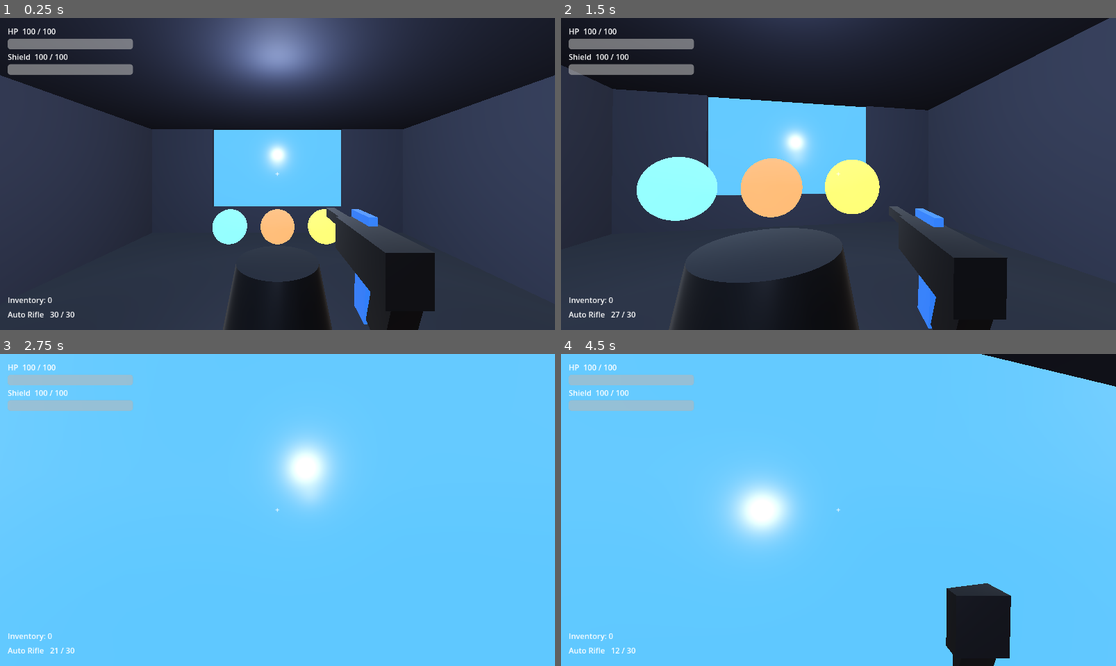
Above: before the commit, frames 1-4 (two rows, left to right).
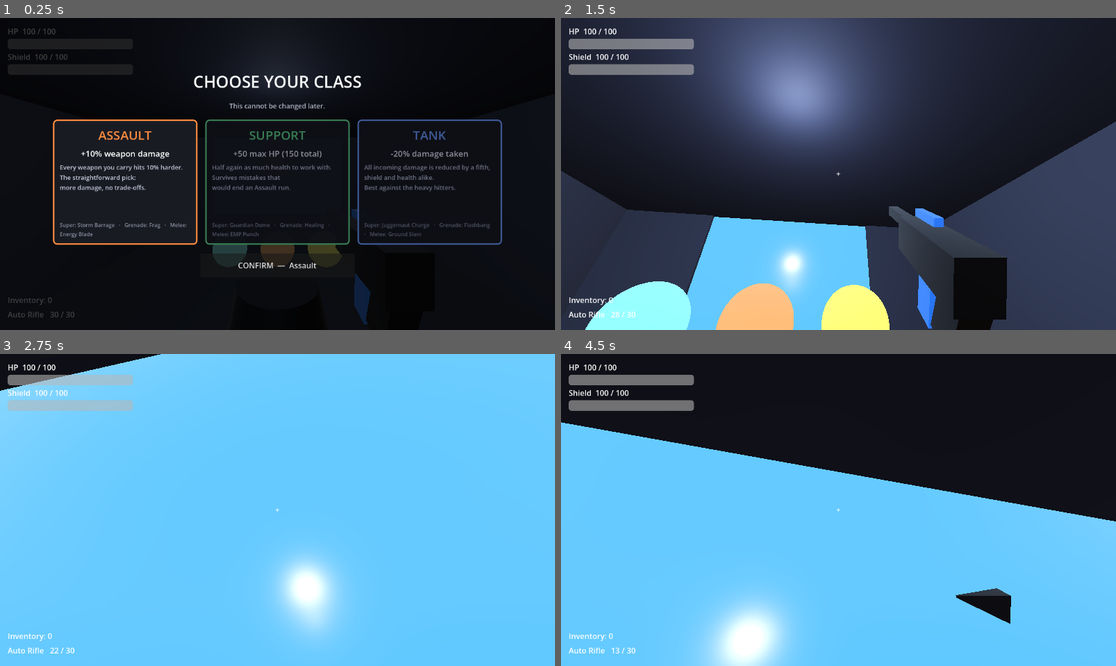
Above: after the commit, the same moments.

Repository: vasilisbit/The_Risen
Game: Godot game, scene res://scenes/hub/hub.tscn
The game is run twice, just before and just after one commit, with the same random seed, the same clock (stepped at 60 frames per second) and the same inputs.
Inputs (mouse positions are in pixels of both pictures, inside the frame that each line leads up to):
- Up to frame 1 (0.25 s): no input
- Up to frame 2 (1.5 s): click (838, 264) at 0.5 s, where only the run after the commit has a clickable "CONFIRM — Assault"; tap Enter at 1.25 s; move the mouse to (866, 174) at 1.27 s; press the mouse at (866, 174) at 1.28 s; hold W (move_forward) from 1.28 s (still down)
- Up to frame 3 (2.75 s): keep holding W (move_forward); tap Space (jump) at 1.52, 1.55, 1.82, 2.1, 2.27, 2.57 s; move the mouse to (249, 510) at 2.02 s; release the mouse at (249, 510) at 2.03 s; click (249, 510) at 2.3 s
- Up to frame 4 (4.5 s): keep holding W (move_forward); move the mouse to (849, 503) at 2.77 s; press the mouse at (849, 503) at 2.78 s; tap Space (jump) at 3.05, 3.77, 4.07 s; move the mouse to (832, 516) at 3.52 s; release the mouse at (832, 516) at 3.53 s; tap E (interact) at 3.6 s; click (832, 516) at 3.8 s; move the mouse to (877, 513) at 4.27 s; hold Shift (sprint) from 4.28 s (still down); click (877, 513) at 4.42 s

The runs differ from the first frame. In frame 1, 89% of the frame differs, in the area x 0-100%, y 0-100%; in frame 2, 59%; in frame 3, 7.7%; in frame 4, 45%.

Commit message:
feat(t-0022): Class selection screen + objective-relative checkpoints
Two related player-facing changes; both touch guardian.gd, so they land
together rather than as a commit that doesn't build.

--- Objective-relative checkpoints ---

Dying returned the player to the level spawn point, which on Venus is a
200 m climb from where they died. Death now respawns at the last checkpoint,
and every mission sets checkpoints as the player progresses:

- ObjectiveManager checkpoints on each objective advance (Earth, Venus).
- earth_mission checkpoints on each zone entry, since "eliminate 30 enemies"
  spans all three zones and would otherwise have no checkpoint at all.
- wave_manager checkpoints at the start of each wave. Mars has no
  ObjectiveManager, so a death on wave 11 previously dropped the player back
  at the last platforming checkpoint, outside the chambers entirely.

Checkpoints record the player's own position (Guardian.checkpoint_here(),
ground-snapped by raycast when taken mid-jump) rather than authored points
per objective — an authored point can sit ahead of the player and would then
teleport them forward on death. `checkpoint` still starts at the spawn point,
so a level with no checkpoints behaves exactly as before.

--- T-0022 class selection ---

ui/class_select.tscn + scripts/class_select.gd: three cards with passive,
description and (not yet implemented) ability kit, click to highlight,
Confirm to commit. Shown in the hub on first run only, pausing the tree.

Gated on a new SaveManager `class_chosen` flag rather than selected_class,
which already defaults to "Assault" and so cannot distinguish a real choice
from the default. Backfilled into existing saves on load.

Guardian.apply_class_stats() replaces the long-standing TODO(T-0004):
Assault +10% weapon damage, Support +50 max HP, Tank -20% damage taken.

The Assault bonus uses a new Weapon.class_multiplier rather than the
existing damage_multiplier, because the Mars buff picks SET that field —
sharing it would have silently erased the class passive on the first
+20% damage pick.

Verified in-engine. Checkpoints: Earth respawns at the rooftop checkpoint
60 m ahead of the level start, Mars inside chamber 1 after wave 7 (125.6 m
ahead), Venus 183.6 m up the climb, all on the floor at full health.
Classes: Assault live-fire 20 -> 22 damage, Support max HP 150, Tank 100
raw damage -> 80 taken; only the selected card highlights; Confirm saves,
applies to the live player, unpauses and closes; the picker does not
reappear on later hub visits; and an Assault + Mars damage buff correctly
stacks to 26.4 instead of overwriting the passive. Headless import clean.

Diff:
--- a/scenes/hub/hub.tscn
+++ b/scenes/hub/hub.tscn
@@ -4,6 +4,7 @@
 [ext_resource type="PackedScene" uid="uid://dg74s2hqqsckd" path="res://scenes/hub/hologram_table.tscn" id="2_bocl7"]
 [ext_resource type="PackedScene" uid="uid://cv5t0esp8itvn" path="res://ui/vendor_shop.tscn" id="3_koree"]
 [ext_resource type="Script" uid="uid://cpmdlc3cn6dup" path="res://scripts/hub_structure.gd" id="4_ajtfx"]
+[ext_resource type="PackedScene" path="res://ui/class_select.tscn" id="5_clssel"]
 
 [sub_resource type="ProceduralSkyMaterial" id="ProceduralSkyMaterial_koree"]
 
@@ -64,6 +65,8 @@
 
 [node name="VendorShop" parent="HubUI" unique_id=1779289198 instance=ExtResource("3_koree")]
 
+[node name="ClassSelect" parent="HubUI" instance=ExtResource("5_clssel")]
+
 [node name="Nav" type="NavigationRegion3D" parent="." unique_id=458862026]
 navigation_mesh = SubResource("NavigationMesh_ajtfx")
 
--- /dev/null
+++ b/scripts/class_select.gd
@@ -0,0 +1,188 @@
+extends Control
+## T-0022 class selection screen. Three cards (GDD §2.4) with the class passive
+## and its ability kit; clicking one highlights it, Confirm saves the choice to
+## SaveManager and applies the passive to the live Guardian.
+##
+## Shown once, on first entry to the hub — SaveManager.has_chosen_class() is
+## false until the player confirms, so this frees itself immediately on every
+## later run. `selected_class` alone can't gate it: it already defaults to
+## "Assault", which is indistinguishable from a real pick.
+##
+## Supers, grenades and melee (the rest of each kit) land in T-0023..T-0025;
+## only the passives are wired up here.
+
+signal class_confirmed(class_name_: String)
+
+const CLASSES: Array[Dictionary] = [
+	{
+		"id": "Assault",
+		"passive": "+10% weapon damage",
+		"desc": "Every weapon you carry hits 10% harder. The straightforward pick:\nmore damage, no trade-offs.",
+		"kit": "Super: Storm Barrage   ·   Grenade: Frag   ·   Melee: Energy Blade",
+		"color": Color(1.0, 0.55, 0.25),
+	},
+	{
+		"id": "Support",
+		"passive": "+50 max HP (150 total)",
+		"desc": "Half again as much health to work with. Survives mistakes that\nwould end an Assault run.",
+		"kit": "Super: Guardian Dome   ·   Grenade: Healing   ·   Melee: EMP Punch",
+		"color": Color(0.4, 0.9, 0.55),
+	},
+	{
+		"id": "Tank",
+		"passive": "-20% damage taken",
+		"desc": "All incoming damage is reduced by a fifth, shield and health alike.\nBest against the heavy hitters.",
+		"kit": "Super: Juggernaut Charge   ·   Grenade: Flashbang   ·   Melee: Ground Slam",
+		"color": Color(0.45, 0.65, 1.0),
+	},
+]
+
+const CARD_SIZE := Vector2(300, 260)
+
+var selected: String = ""
+
+var _cards: Dictionary = {}          # id -> PanelContainer
+var _confirm: Button
+
+
+func _ready() -> void:
+	process_mode = Node.PROCESS_MODE_ALWAYS
+	set_anchors_preset(Control.PRESET_FULL_RECT)
+	mouse_filter = Control.MOUSE_FILTER_STOP
+	var sm := get_node_or_null("/root/SaveManager")
+	if sm and sm.has_method("has_chosen_class") and sm.has_chosen_class():
+		queue_free()               # already picked on a previous run
+		return
+	_build_ui()
+	_select(CLASSES[0]["id"])       # default highlight so Confirm is never dead
+	get_tree().paused = true
+	Input.mouse_mode = Input.MOUSE_MODE_VISIBLE
+
+
+## Highlight a card. Public so it is testable without synthesising clicks.
+func _select(id: String) -> void:
+	selected = id
+	for card_id in _cards:
+		var card: PanelContainer = _cards[card_id]
+		card.modulate = Color(1, 1, 1) if card_id == id else Color(0.55, 0.55, 0.6)
+	if _confirm:
+		_confirm.text = "CONFIRM  —  %s" % id
+
+
+## Commit the choice: persist it, apply the passive to the live player, close.
+## Public so tests (and a future main menu) can drive it directly.
+func confirm() -> void:
+	if selected == "":
+		return
+	var sm := get_node_or_null("/root/SaveManager")
+	if sm and sm.has_method("select_class"):
+		sm.select_class(selected)
+	var player := get_tree().get_first_node_in_group("player")
+	if player and player.has_method("apply_class_stats"):
+		player.apply_class_stats()
+		# Spawn at full health so the Support bonus is live immediately.
+		player.health = player.max_hp()
+		player.health_changed.emit(player.health, player.max_hp())
+	get_tree().paused = false
+	Input.mouse_mode = Input.MOUSE_MODE_CAPTURED
+	class_confirmed.emit(selected)
+	queue_free()
+
+
+func _build_ui() -> void:
+	var dim := ColorRect.new()
+	dim.color = Color(0, 0, 0, 0.75)
+	dim.set_anchors_preset(Control.PRESET_FULL_RECT)
+	dim.mouse_filter = Control.MOUSE_FILTER_IGNORE
+	add_child(dim)
+
+	var center := CenterContainer.new()
+	center.set_anchors_preset(Control.PRESET_FULL_RECT)
+	add_child(center)
+
+	var vbox := VBoxContainer.new()
+	vbox.add_theme_constant_override("separation", 18)
+	center.add_child(vbox)
+
+	var title := Label.new()
+	title.text = "CHOOSE YOUR CLASS"
+	title.horizontal_alignment = HORIZONTAL_ALIGNMENT_CENTER
+	title.add_theme_font_size_override("font_size", 34)
+	vbox.add_child(title)
+
+	var subtitle := Label.new()
+	subtitle.text = "This cannot be changed later."
+	subtitle.horizontal_alignment = HORIZONTAL_ALIGNMENT_CENTER
+	subtitle.add_theme_font_size_override("font_size", 14)
+	subtitle.modulate = Color(0.7, 0.72, 0.78)
+	vbox.add_child(subtitle)
+
+	var row := HBoxContainer.new()
+	row.add_theme_constant_override("separation", 16)
+	row.alignment = BoxContainer.ALIGNMENT_CENTER
+	vbox.add_child(row)
+	for c in CLASSES:
+		row.add_child(_build_card(c))
+
+	_confirm = Button.new()
+	_confirm.custom_minimum_size = Vector2(320, 50)
+	_confirm.pressed.connect(confirm)
+	var confirm_row := CenterContainer.new()
+	confirm_row.add_child(_confirm)
+	vbox.add_child(confirm_row)
+
+
+func _build_card(info: Dictionary) -> PanelContainer:
+	var id: String = info["id"]
+	var card := PanelContainer.new()
+	card.custom_minimum_size = CARD_SIZE
+
+	var style := StyleBoxFlat.new()
+	style.bg_color = Color(0.10, 0.11, 0.14, 0.95)
+	style.border_color = info["color"]
+	style.set_border_width_all(3)
+	style.set_corner_radius_all(8)
+	style.set_content_margin_all(14)
+	card.add_theme_stylebox_override("panel", style)
+
+	var col := VBoxContainer.new()
+	col.add_theme_constant_override("separation", 8)
+	card.add_child(col)
+
+	var name_label := Label.new()
+	name_label.text = id.to_upper()
+	name_label.horizontal_alignment = HORIZONTAL_ALIGNMENT_CENTER
+	name_label.add_theme_font_size_override("font_size", 26)
+	name_label.add_theme_color_override("font_color", info["color"])
+	col.add_child(name_label)
+
+	var passive := Label.new()
+	passive.text = info["passive"]
+	passive.horizontal_alignment = HORIZONTAL_ALIGNMENT_CENTER
+	passive.add_theme_font_size_override("font_size", 17)
+	col.add_child(passive)
+
+	var desc := Label.new()
+	desc.text = info["desc"]
+	desc.autowrap_mode = TextServer.AUTOWRAP_WORD_SMART
+	desc.add_theme_font_size_override("font_size", 13)
+	desc.modulate = Color(0.78, 0.80, 0.86)
+	desc.size_flags_vertical = Control.SIZE_EXPAND_FILL
+	col.add_child(desc)
+
+	var kit := Label.new()
+	kit.text = info["kit"]
+	kit.autowrap_mode = TextServer.AUTOWRAP_WORD_SMART
+	kit.add_theme_font_size_override("font_size", 11)
+	kit.modulate = Color(0.55, 0.57, 0.64)
+	col.add_child(kit)
+
+	# A transparent button over the whole card makes the card itself clickable.
+	var hit := Button.new()
+	hit.flat = true
+	hit.set_anchors_preset(Control.PRESET_FULL_RECT)
+	hit.pressed.connect(func() -> void: _select(id))
+	card.add_child(hit)
+
+	_cards[id] = card
+	return card
--- a/scripts/earth_mission.gd
+++ b/scripts/earth_mission.gd
@@ -40,6 +40,11 @@
 
 func _spawn_zone(zone: int) -> void:
 	_zone_spawned[zone] = true
+	# Entering a zone is a checkpoint: "eliminate 30 enemies" spans all three
+	# zones, so without this a death in the rooftop fight would send the player
+	# back to the street.
+	if _obj:
+		_obj.checkpoint_at_player()
 	var host := get_tree().current_scene
 	var markers := _zone_markers(zone)
 	for i in markers.size():
--- a/scripts/guardian.gd
+++ b/scripts/guardian.gd
@@ -23,6 +23,13 @@
 const SHIELD_RECHARGE_DELAY := 3.0   # s of no damage before recharge starts
 const SHIELD_RECHARGE_RATE := 25.0   # shield HP per second
 const DEBUG_DAMAGE_AMOUNT := 25.0    # applied by the "debug_damage" action
+
+## Class passives (T-0022, GDD §2.4). Supers/grenades/melee are T-0023..25.
+const CLASS_STATS := {
+	"Assault": {"damage_multiplier": 1.1, "max_health_bonus": 0.0, "damage_reduction": 0.0},
+	"Support": {"damage_multiplier": 1.0, "max_health_bonus": 50.0, "damage_reduction": 0.0},
+	"Tank":    {"damage_multiplier": 1.0, "max_health_bonus": 0.0, "damage_reduction": 0.2},
+}
 
 signal health_changed(current: float, maximum: float)
 signal shield_changed(current: float, maximum: float)
@@ -69,7 +76,8 @@
 	_spawn_point = global_position
 	checkpoint = global_position
 	_build_death_screen()
-	# TODO(T-0004): apply class stat modifiers from SaveManager at spawn.
+	apply_class_stats()
+	health = max_hp()          # spawn at full, including the Support bonus
 	health_changed.emit(health, max_hp())
 	shield_changed.emit(shield, MAX_SHIELD)
 
@@ -151,9 +159,35 @@
 		shield_changed.emit(shield, MAX_SHIELD)
 
 
-## Effective max health (base + buff bonus).
+## Effective max health (base + class/buff bonus).
 func max_hp() -> float:
 	return MAX_HEALTH + max_health_bonus
+
+
+## Apply the saved class's passive (T-0022, GDD §2.4). Called at spawn.
+##   Assault +10% weapon damage / Support +50 max HP / Tank -20% damage taken.
+## Public so it can be re-applied (and tested) after a class change without
+## reloading the scene. Idempotent: each passive is SET, never accumulated.
+func apply_class_stats() -> void:
+	var sm := get_node_or_null("/root/SaveManager")
+	var chosen: String = String(sm.data.get("selected_class", "Assault")) if sm else "Assault"
+	var stats: Dictionary = CLASS_STATS.get(chosen, CLASS_STATS["Assault"])
+
+	max_health_bonus = float(stats["max_health_bonus"])
+	damage_reduction = float(stats["damage_reduction"])
+	health = minf(health, max_hp())
+	if health <= 0.0:
+		health = max_hp()
+	_apply_class_weapon_bonus(float(stats["damage_multiplier"]))
+	health_changed.emit(health, max_hp())
+
+
+func _apply_class_weapon_bonus(mult: float) -> void:
+	var wm := get_node_or_null("WeaponManager")
+	if wm == null or not ("_weapons" in wm):
+		return
+	for w in wm._weapons:
+		w.class_multiplier = mult
 
 
 ## Apply incoming damage: shield absorbs first, overflow hits health.
@@ -198,9 +232,28 @@
 	_push_time_left = PUSH_TIME
 
 
-## Set the fall-respawn point (Mars checkpoint triggers).
+## Move the respawn point. Used by the level checkpoint triggers (Mars
+## platforms, Venus climb) and by the mission drivers as objectives advance, so
+## dying never sends the player back to the very start of a long level.
 func set_checkpoint(pos: Vector3) -> void:
 	checkpoint = pos
+
+
+## Checkpoint wherever the player is standing right now, dropped onto the floor
+## beneath them so a checkpoint taken mid-jump doesn't respawn them in mid-air.
+## Callers use this instead of an authored per-objective point because a
+## hand-placed point can sit ahead of the player and teleport them forward.
+func checkpoint_here() -> void:
+	if is_on_floor():
+		checkpoint = global_position
+		return
+	var space := get_world_3d().direct_space_state
+	var query := PhysicsRayQueryParameters3D.create(
+		global_position + Vector3(0, 0.5, 0), global_position + Vector3(0, -8.0, 0), 1)
+	var skip: Array[RID] = [get_rid()]
+	query.exclude = skip
+	var hit := space.intersect_ray(query)
+	checkpoint = (hit["position"] as Vector3) + Vector3(0, 0.2, 0) if not hit.is_empty() else global_position
 
 
 ## Respawn at the last checkpoint after a fall (fall damage disabled — a flat
@@ -244,9 +297,14 @@
 	get_tree().create_timer(RESPAWN_DELAY).timeout.connect(_respawn)
 
 
+## Respawn after death at the last checkpoint, NOT at the level spawn point —
+## on Venus that would be a 200 m climb away. `checkpoint` starts at the spawn
+## point, so a level with no checkpoints behaves exactly as it did before.
 func _respawn() -> void:
-	global_position = _spawn_point
+	global_position = checkpoint
 	velocity = Vector3.ZERO
+	_knockback = Vector3.ZERO
+	_push_time_left = 0.0
 	health = max_hp()
 	shield = MAX_SHIELD
 	_time_since_damage = SHIELD_RECHARGE_DELAY
--- a/scripts/objective_manager.gd
+++ b/scripts/objective_manager.gd
@@ -76,10 +76,23 @@
 func _advance() -> void:
 	_objectives[_index]["done"] = true
 	_index += 1
+	checkpoint_at_player()
 	if _index >= _objectives.size():
 		_on_all_complete()
 	else:
 		objective_advanced.emit(_index)
+
+
+## Anchor the respawn point to wherever the player is standing when an
+## objective completes, so dying sends them back to their current objective
+## rather than the level entrance. Deliberately uses the player's own position
+## instead of an authored point per objective: a hand-placed point can sit
+## ahead of the player and would then teleport them *forward* on death.
+## Public so the mission drivers can also call it at finer-grained beats.
+func checkpoint_at_player() -> void:
+	var player := get_tree().get_first_node_in_group("player")
+	if player and player.has_method("checkpoint_here"):
+		player.checkpoint_here()
 
 
 func _on_all_complete() -> void:
--- a/scripts/save_manager.gd
+++ b/scripts/save_manager.gd
@@ -25,6 +25,10 @@
 		"player_level": 1,
 		"current_xp": 0,
 		"selected_class": "Assault",
+		# False until the player picks on the class-selection screen (T-0022).
+		# selected_class already has a value, so this is what marks it a default
+		# rather than a real choice. Backfilled into older saves on load.
+		"class_chosen": false,
 		"owned_weapons": [],
 		"owned_armor": [],
 		"flux_currency": 0,
@@ -98,6 +102,18 @@
 	return bool(flags.get(prev, false))
 
 
+## Record the player's class choice (T-0022) and persist it.
+func select_class(class_name_: String) -> void:
+	data["selected_class"] = class_name_
+	data["class_chosen"] = true
+	save_game()
+
+
+## True once the player has actually been through the class picker.
+func has_chosen_class() -> bool:
+	return bool(data.get("class_chosen", false))
+
+
 ## Start a brand-new save (defaults) and persist it.
 func reset() -> void:
 	data = _default_data()
--- a/scripts/wave_manager.gd
+++ b/scripts/wave_manager.gd
@@ -79,6 +79,12 @@
 	_pending = 0
 	_spawn_done = false
 	_wave_active = true
+	# Each wave is a checkpoint. Mars has no ObjectiveManager, and without this
+	# a death on wave 11 would drop the player back at the last platforming
+	# checkpoint, outside the chambers entirely.
+	var p := get_tree().get_first_node_in_group("player")
+	if p and p.has_method("checkpoint_here"):
+		p.checkpoint_here()
 	wave_started.emit(index + 1)
 	_update_label()
 	_spawn_wave(index)
--- a/scripts/weapon.gd
+++ b/scripts/weapon.gd
@@ -20,7 +20,12 @@
 signal state_changed                       # ammo / reload changed
 
 ## Scales outgoing damage — Mars wave buffs raise this (e.g. +20% -> 1.2).
+## Buff picks SET this rather than stacking it, hence the separate class field.
 var damage_multiplier: float = 1.0
+## Class passive damage bonus (Assault: 1.1). Kept apart from
+## damage_multiplier so a mission buff overwriting that one can't silently
+## erase the player's class passive.
+var class_multiplier: float = 1.0
 
 var ammo: int = 0
 var _cooldown: float = 0.0
@@ -58,7 +63,7 @@
 		return []
 	ammo -= 1
 	_cooldown = 60.0 / rpm
-	var per_pellet := damage * damage_multiplier / float(max(1, pellets))
+	var per_pellet := damage * damage_multiplier * class_multiplier / float(max(1, pellets))
 	var results: Array = []
 	var space := world.direct_space_state
 	for i in pellets:
--- /dev/null
+++ b/ui/class_select.tscn
@@ -0,0 +1,12 @@
+[gd_scene format=3]
+
+[ext_resource type="Script" path="res://scripts/class_select.gd" id="1_classsel"]
+
+[node name="ClassSelect" type="Control"]
+layout_mode = 3
+anchors_preset = 15
+anchor_right = 1.0
+anchor_bottom = 1.0
+grow_horizontal = 2
+grow_vertical = 2
+script = ExtResource("1_classsel")
Not shown, added: scripts/class_select.gd.uid
